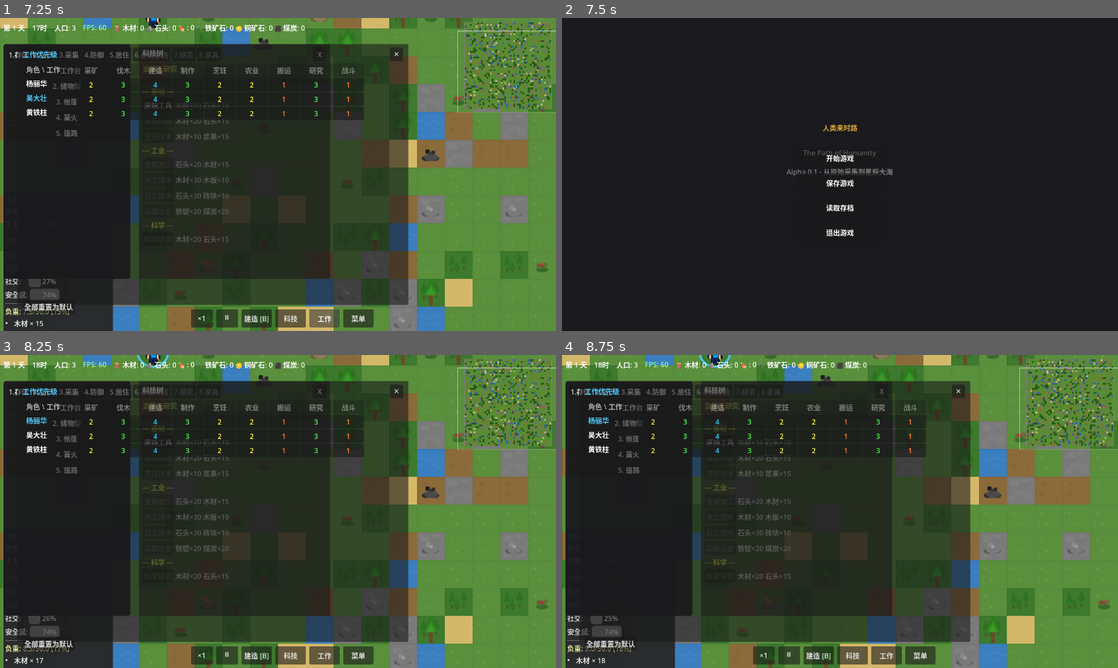
Above: before the commit, frames 1-4 (two rows, left to right).
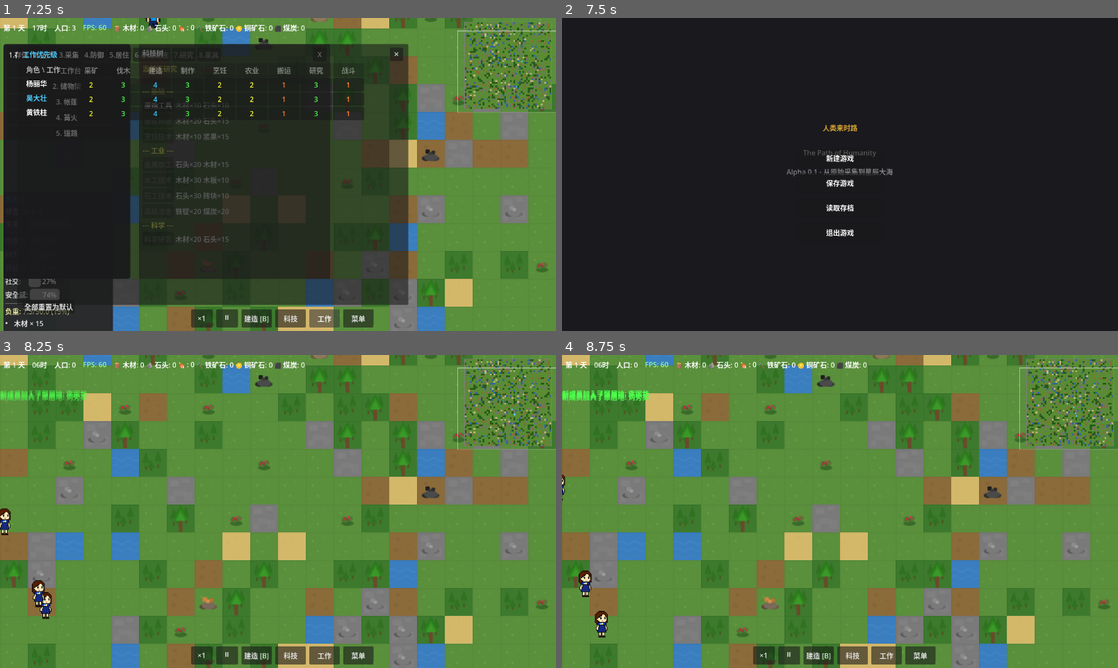
Above: after the commit, the same moments.

Repository: ZhanXuzhao/the-path-of-humanity
Game: Godot game, scene res://scenes/game.tscn
Same seed, same stepped clock (60 frames per second), same inputs: the game is played once before the commit and once after it.
Inputs:
- Up to frame 1 (7.25 s): click "×1" at 0.5 s; click "×2" at 1.25 s; click "×3" at 2 s; click "×5" at 2.75 s; click "⏸" at 3.5 s; click "▶" at 4.25 s; click "建造 [B]" at 5 s; click "科技" at 5.75 s; click "工作" at 6.5 s
- Up to frame 2 (7.5 s): click "菜单" at 7.25 s
- Up to frame 3 (8.25 s): click "开始游戏" (after the commit: "新建游戏") at 8 s
- Up to frame 4 (8.75 s): no input

Frame 1 is identical in both runs. In frame 2, less than 0.1% of the frame differs, in the area x 47-50%, y 43-46%; in frame 3, 63%; in frame 4, 63%, in the area x 0-94%, y 0-100%.

Commit message:
将主菜单'开始游戏'改为'新建游戏'，点击始终创建全新存档

Diff:
--- a/scenes/main_menu.tscn
+++ b/scenes/main_menu.tscn
@@ -79,7 +79,7 @@
 custom_minimum_size = Vector2(200, 45)
 theme_override_colors/font_color = Color(1, 1, 1, 1)
 theme_override_constants/minimum_font_size = 18
-text = "开始游戏"
+text = "新建游戏"
 size_flags_horizontal = 4
 
 [node name="SaveBtn" type="Button" parent="MenuButtons"]
--- a/scripts/autoload/game_manager.gd
+++ b/scripts/autoload/game_manager.gd
@@ -145,7 +145,17 @@
 	game_time = 6.0
 	current_day = 1
 	time_speed = 1.0
-	stats.survival_days = 0
+	# 重置统计数据
+	stats = {
+		"total_settlers": 0,
+		"max_settlers": 0,
+		"total_built": 0,
+		"total_crafted": 0,
+		"total_researched": 0,
+		"survival_days": 0,
+	}
+	# 清除之前加载的存档数据，确保是全新游戏
+	_loaded_save_data.clear()
 	# 重置资源
 	resources = {
 		"wood": 0,
--- a/scripts/ui/main_menu.gd
+++ b/scripts/ui/main_menu.gd
@@ -32,17 +32,9 @@
 			tech_panel.visible = false
 
 func _on_start_pressed():
-	# 主菜单 → 开始游戏（自动读档或新游戏）
-	# 游戏中 → 返回游戏
-	if _gm.state == _gm.GameState.MENU:
-		if _gm.has_save_file():
-			_load_game()
-		else:
-			_gm.start_game()
-			get_tree().change_scene_to_file("res://scenes/game.tscn")
-	else:
-		_gm.resume_game()
-		visible = false
+	# 无论主菜单还是暂停菜单，都新建游戏
+	_gm.start_game()
+	get_tree().change_scene_to_file("res://scenes/game.tscn")
 
 func _on_save_pressed():
 	_save_game()
